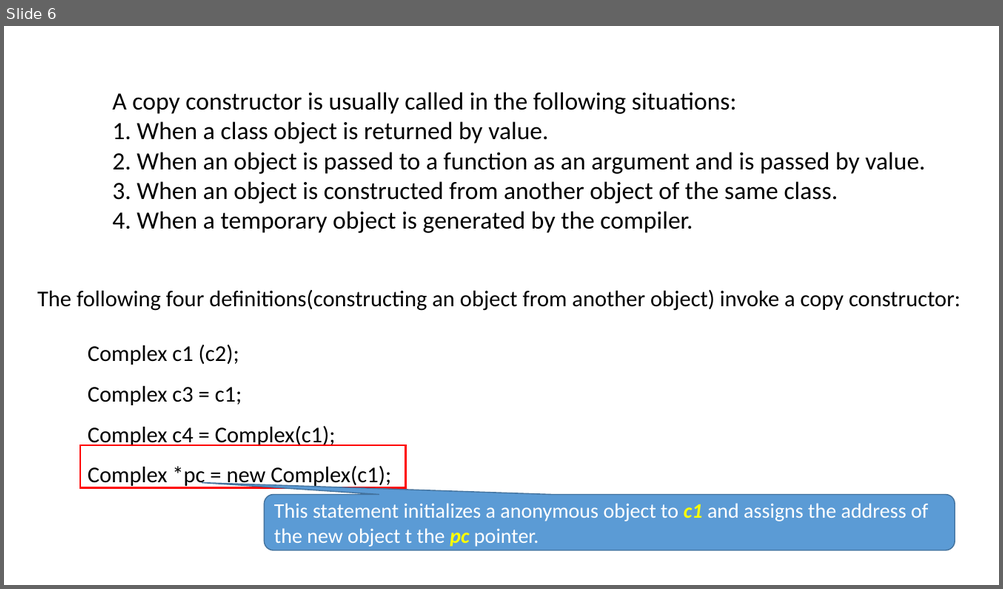
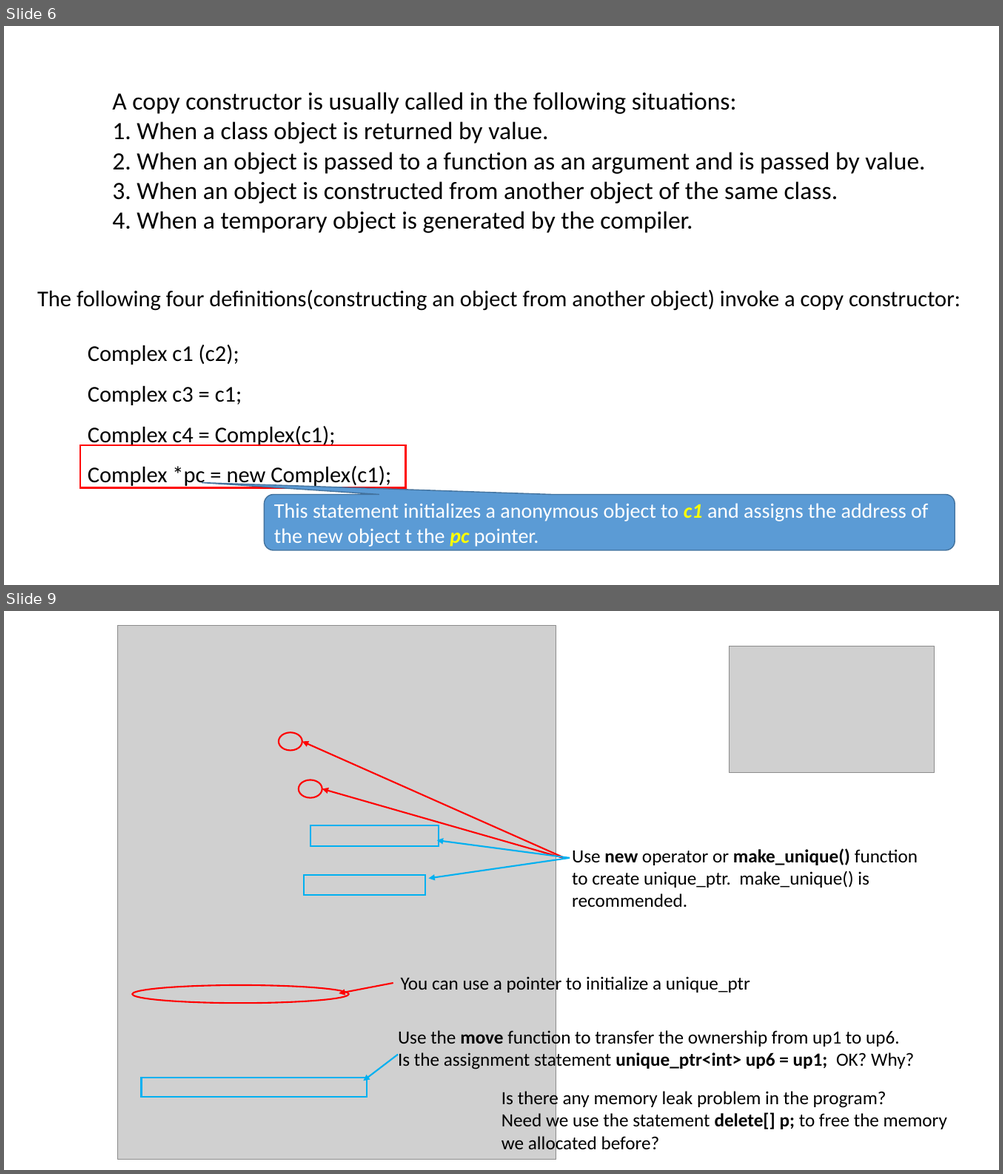
Before and after one commit to ShiqiYu/CPP, a slide deck: week11/Lab11.pptx. Shown one above the other, each under a label of ours: slide 6 before the commit, slides 6 and 9 after it; the slides between them are not shown. The pictures are 1003x589 and 1003x1174 pixels, drawn with LibreOffice and Linux fonts; fonts in the diff are those of the drawing; grey boxes stand for pictures; background and template pictures are left out. Boxes give left, top, right and bottom in pixels: in the first picture for what was removed or moved away, otherwise in the second. Text is boxed around its words. In the diff, an @@ line names an element or a change of style, - is before the commit and + after.

```diff
--- a/week11/Lab11.pptx
+++ b/week11/Lab11.pptx
@@ slide 9 added at [4,611,999,1170], background #FFFFFF @@
@@ picture added at [118,626,556,1160] @@
@@ picture added at [728,646,934,773] @@
@@ group added at [279,732,917,907]: 4 arrows, 2 ellipses, 2 rectangles, 1 text @@
+Use new operator or make_unique() function
+to create unique_ptr. make_unique() is
+recommended.
@@ ellipse added at [132,985,349,1003], outline #FF0000 1.5 pt @@
@@ arrow added from (392, 983) to (339, 994), #FF0000 1.5 pt @@
@@ text added at [401,975,750,995], 18 pt, text #000000 @@
+You can use a pointer to initialize a unique_ptr
@@ text added at [398,1028,913,1071], 18 pt, text #000000 @@
+Use the move function to transfer the ownership from up1 to up6.
+Is the assignment statement unique_ptr<int> up6 = up1; OK? Why?
@@ arrow added from (398, 1055) to (364, 1081), #00B0F0 1.5 pt @@
@@ rectangle added at [142,1078,367,1097], outline #00B0F0 1.5 pt @@
@@ text added at [501,1090,947,1154], 18 pt, text #000000 @@
+Is there any memory leak problem in the program?
+Need we use the statement delete[] p; to free the memory
+we allocated before?
```
Also in this commit, not shown: 5 slides changed, 3 other slides added, 2 slides removed, 1 other file.
